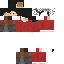
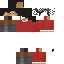
Layered file, before and after one edit (64 x 64). Changes by layer:
added layer "Paint Layer 1 (pasted)" (4th of 9) above "Paint Layer 1 (pasted)" over bbox(31, 32, 46, 64)
added layer "Paint Layer 1 (pasted)" (5th of 9) above "Paint Layer 1 (pasted)" over bbox(3, 4, 55, 64)
added layer "Paint Layer 1 (pasted)" (6th of 9) above "Background Merged" over bbox(3, 4, 55, 64)
painted on "Background Merged" over bbox(3, 4, 55, 64)
added layer "Paint Layer 1 (pasted)" (8th of 9) above "Paint Layer 1 (pasted)" over bbox(3, 4, 55, 64)
painted on "Paint Layer 1 (pasted)" (9th of 9) over bbox(3, 4, 55, 64)
